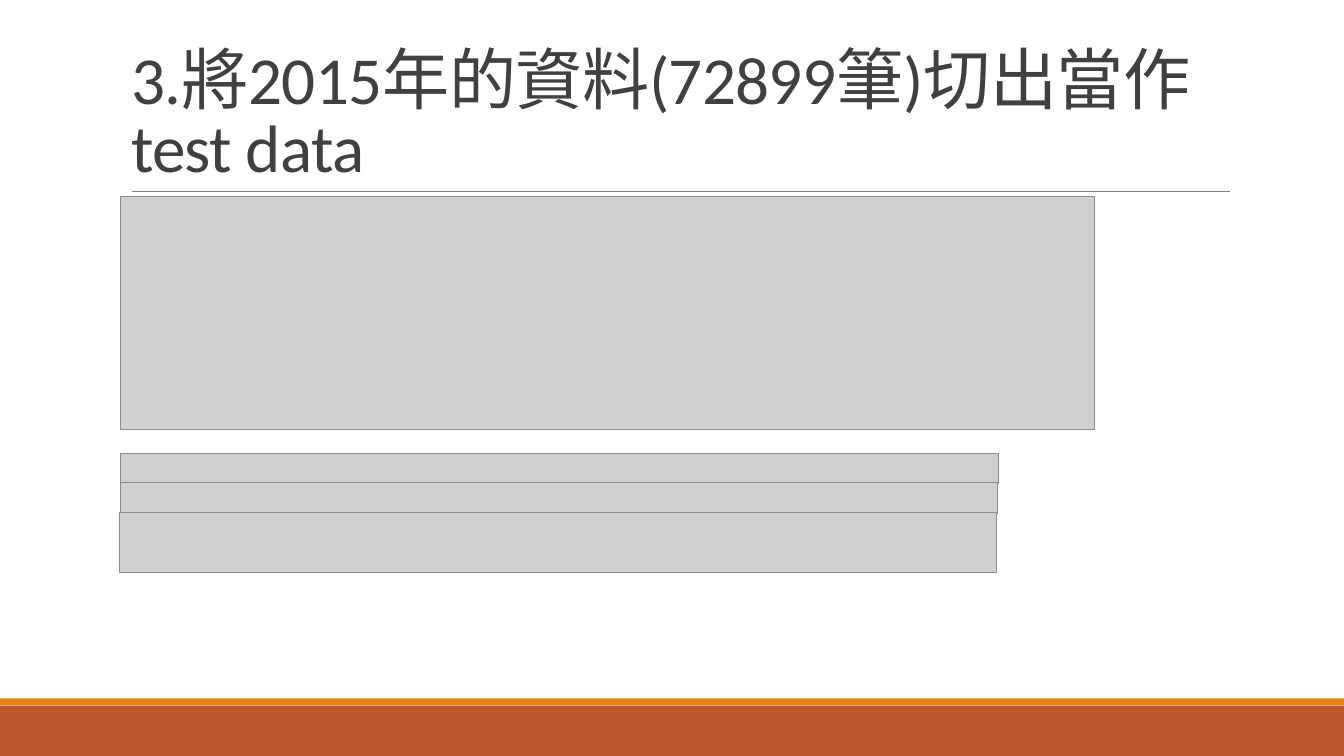
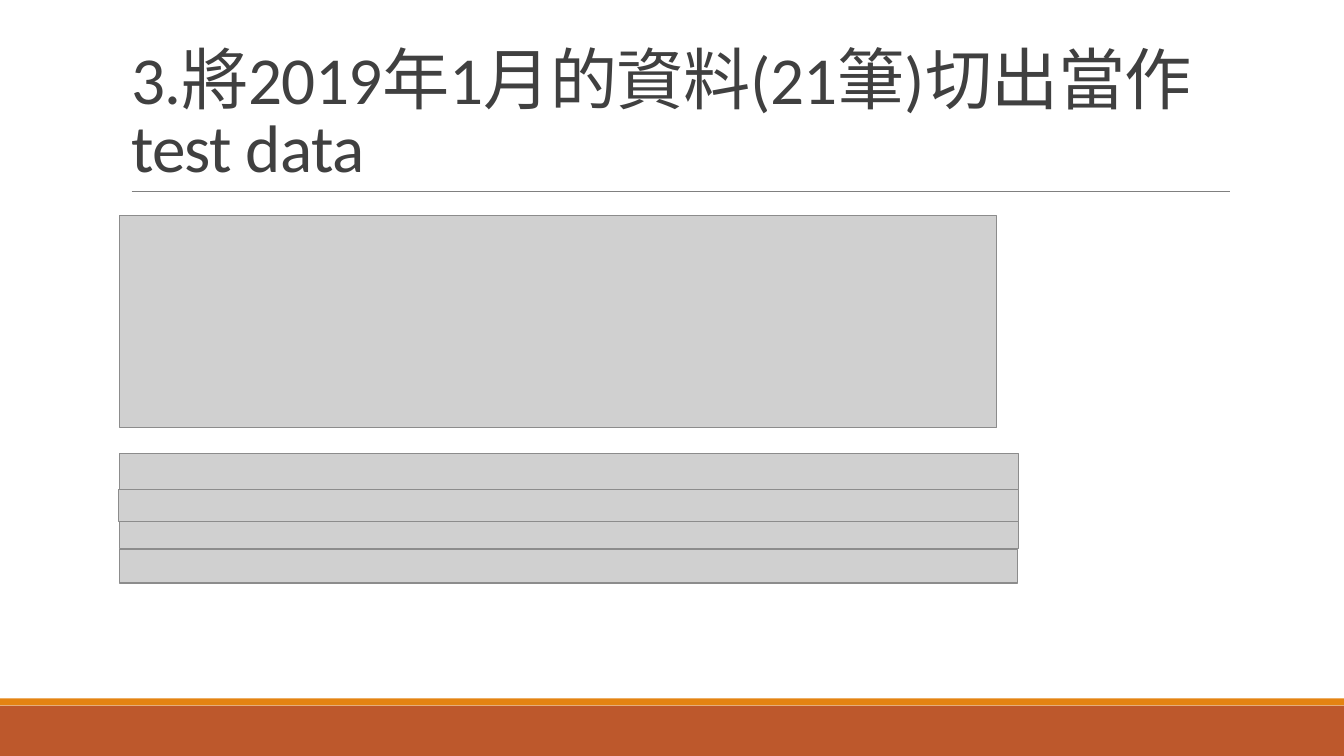
Before and after one commit to John19970629/LSTM, a slide deck: slide 5 of LSTM報告.pptx. Drawn at 1344x756 pixels with LibreOffice and Linux fonts; fonts in the diff are those of the drawing; grey boxes stand for pictures. Boxes give left, top, right and bottom in pixels: in the first picture for what was removed or moved away, otherwise in the second. Text is boxed around its words. In the diff, an @@ line names an element or a change of style, - is before the commit and + after.

```diff
--- a/LSTM報告.pptx
+++ b/LSTM報告.pptx
@@ title at box(131, 48, 1192, 173): text changed @@
-3.將2015年的資料(72899筆)切出當作test data
+3.將2019年1月的資料(21筆)切出當作test data
@@ picture: place and size @@
-picture at box(121, 197, 1095, 430)
+picture at box(120, 216, 997, 427)
@@ picture: place and size @@
-picture at box(121, 454, 999, 484)
+picture at box(120, 454, 1019, 489)
@@ picture: place and size @@
-picture at box(121, 482, 998, 513)
+picture at box(119, 489, 1019, 521)
@@ picture: place and size @@
-picture at box(120, 513, 997, 573)
+picture at box(120, 518, 1019, 548)
@@ picture added at box(120, 549, 1018, 583) @@
```
Also in this commit, not shown: 8 other slides changed, 2 other files.
